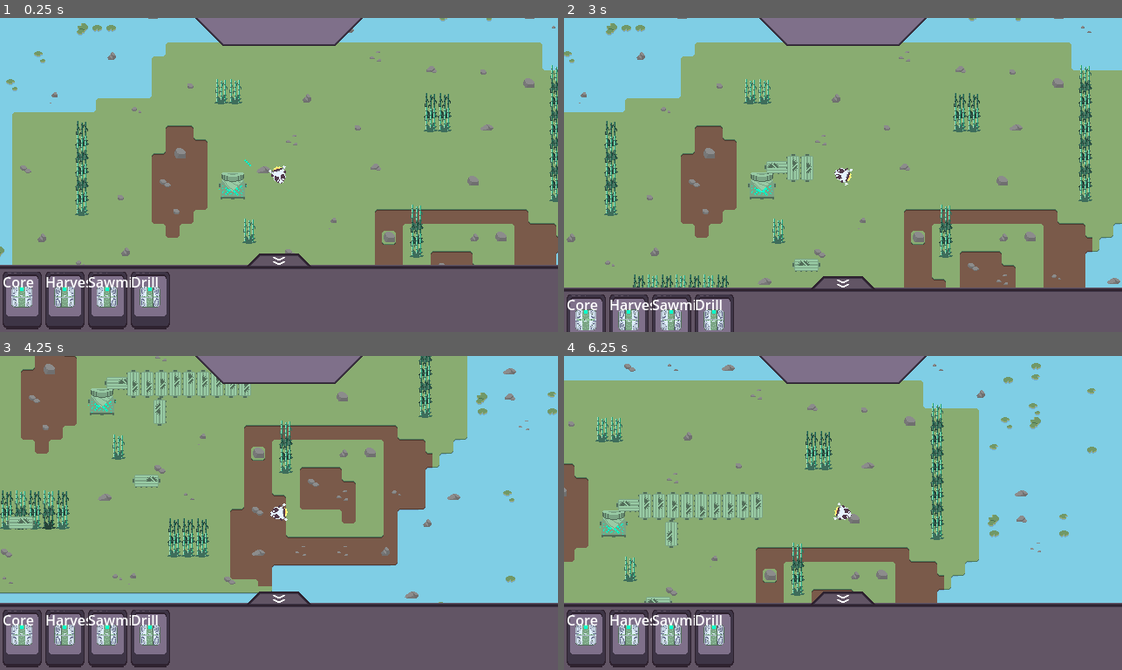
Above: before the commit, frames 1-4 (two rows, left to right).
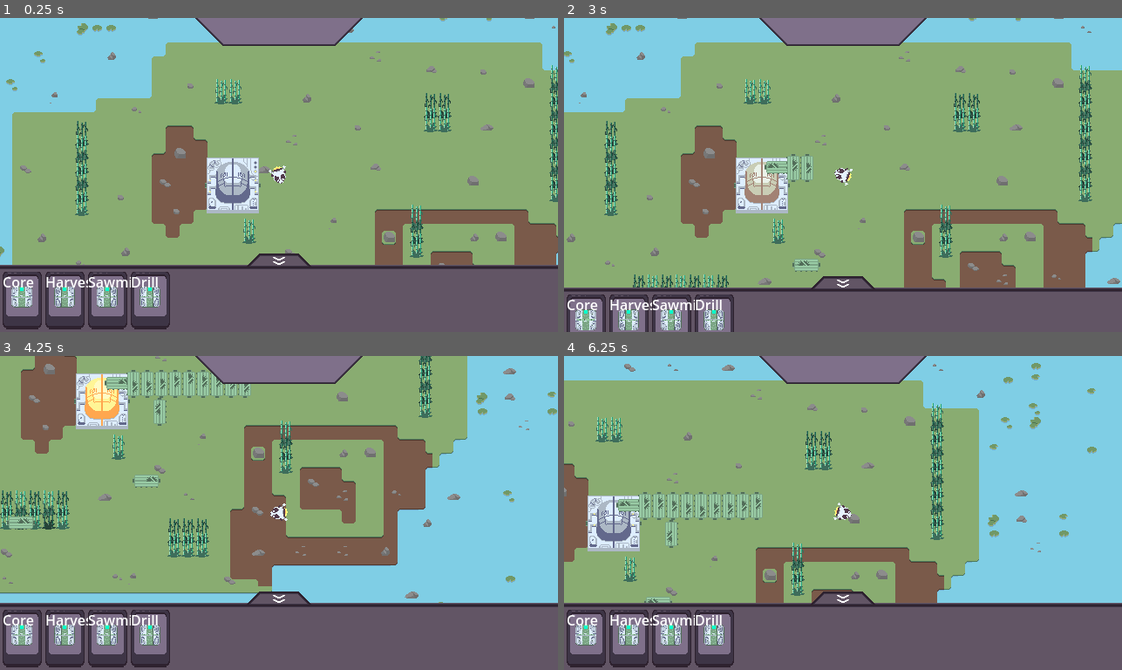
Above: after the commit, the same moments.

Repository: Hyper-Burner/GMTK-Game-Jam-2024
Game: Godot game, scene res://main.tscn
The game is run twice, just before and just after one commit, with the same random seed, the same clock (stepped at 60 frames per second) and the same inputs.
Inputs (mouse positions are in pixels of both pictures, inside the frame that each line leads up to):
- Up to frame 1 (0.25 s): no input
- Up to frame 2 (3 s): click "Sawmill" at 0.5 s; click "Drill" at 1.25 s; click (843, 259) at 2 s; tap Enter at 2.75 s; move the mouse to (809, 162) at 2.77 s; press the mouse at (809, 162) at 2.78 s; hold D (right) from 2.78 s (still down)
- Up to frame 3 (4.25 s): move the mouse to (167, 528) at 3.52 s; release D (right) at 3.53 s; release the mouse at (167, 528) at 3.53 s; hold S (down) from 3.53 s (still down); right-click (167, 528) at 3.6 s
- Up to frame 4 (6.25 s): move the mouse to (898, 443) at 4.27 s; release S (down) at 4.28 s; hold D (right) 4.28-5.03 s; tap R (rotate) at 4.35 s; move the mouse to (815, 575) at 5.02 s; hold W (up) 5.03-5.78 s; click (815, 575) at 5.1 s; move the mouse to (1010, 560) at 5.77 s; hold A (left) from 5.78 s (still down); hold Right mouse button (right_click) from 5.78 s (still down)

The runs differ from the first frame. In frame 1, 1.7% of the frame differs, in the area x 36-47%, y 44-63%; in frame 2, 1.5%; in frame 3, 1.5%; in frame 4, 1.5%.

Commit message:
updated size of machine
Area2d of machine now matches the sprite size of the machine

Diff:
--- a/Classes/machines.gd
+++ b/Classes/machines.gd
@@ -3,10 +3,13 @@
 
 @export var machine_type: String
 @onready var animated_sprite = $"."
+@onready var size = $InputComponent/CollisionShape2D
 var input_storage_component : Array[StorageComponent]
 var output_storage_component : Array[StorageComponent]
 var convert_item_component : ConvertItemComponent
 var id : int
+var size_x: int
+var size_y: int
 
 var input_type = []
 var input_amount = []
@@ -24,8 +27,8 @@
 				input_type.append(x.input[str(temp_string,temp_int)].name)
 				input_amount.append(x.input[str(temp_string,temp_int)].amount)
 				temp_int+= 1
-			print(input_type)
-			print(input_amount)
-
+			size_x = x.size_x * 8
+			size_y = x.size_y * 8
+	size.shape.extents = Vector2(size_x, size_y)
 func set_id(id : int):
 	self.id = id
--- a/main.tscn
+++ b/main.tscn
@@ -973,8 +973,8 @@
 [node name="Machine" parent="resource2" instance=ExtResource("7_23t5m")]
 position = Vector2(261, 172)
 sprite_frames = SubResource("SpriteFrames_ja544")
-animation = &"Sawmill"
-machine_type = "Drill"
+animation = &"Smelter"
+machine_type = "Forge"
 
 [node name="PC" parent="." instance=ExtResource("1_l3dcw")]
 position = Vector2(314, 160)
